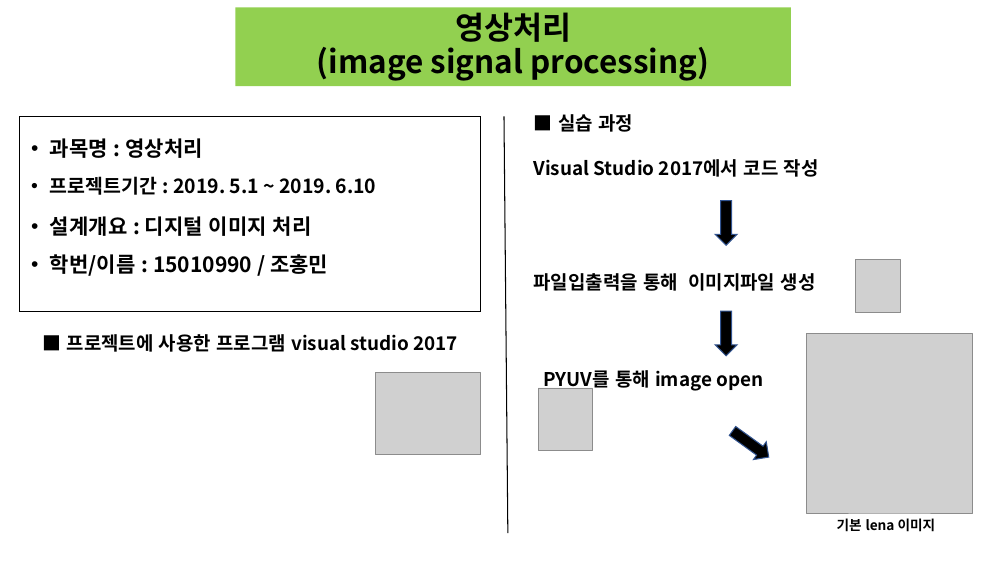
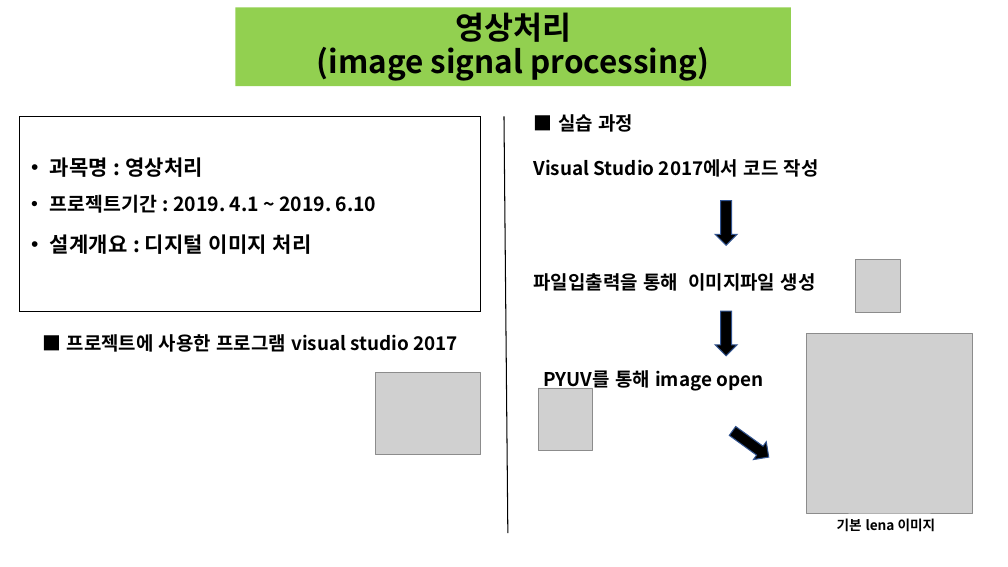
Before and after one commit to devopingz/image, a slide deck: slide 1 of 영상처리 포트폴리오.pptx. Drawn at 1008x567 pixels with LibreOffice and Linux fonts; fonts in the diff are those of the drawing; grey boxes stand for pictures. Boxes give left, top, right and bottom in pixels: in the first picture for what was removed or moved away, otherwise in the second. Text is boxed around its words. In the diff, an @@ line names an element or a change of style, - is before the commit and + after.

Commit message:
image processing project

```diff
--- a/영상처리 포트폴리오.pptx
+++ b/영상처리 포트폴리오.pptx
@@ text "과목명 : 영상처리": place and size @@
-text "과목명 : 영상처리" at (50, 138, 203, 158)
+text "과목명 : 영상처리" at (50, 157, 203, 177)
@@ text at (50, 194, 377, 213): text changed @@
-• 프로젝트기간 : 2019. 5.1 ~ 2019. 6.10
+• 프로젝트기간 : 2019. 4.1 ~ 2019. 6.10
@@ text "설계개요 : 디지털 이미지 처리": place and size @@
-text "설계개요 : 디지털 이미지 처리" at (50, 216, 312, 236)
+text "설계개요 : 디지털 이미지 처리" at (50, 234, 312, 254)
@@ text removed at (50, 254, 328, 276) @@
-• 학번/이름 : 15010990 / 조홍민
```
